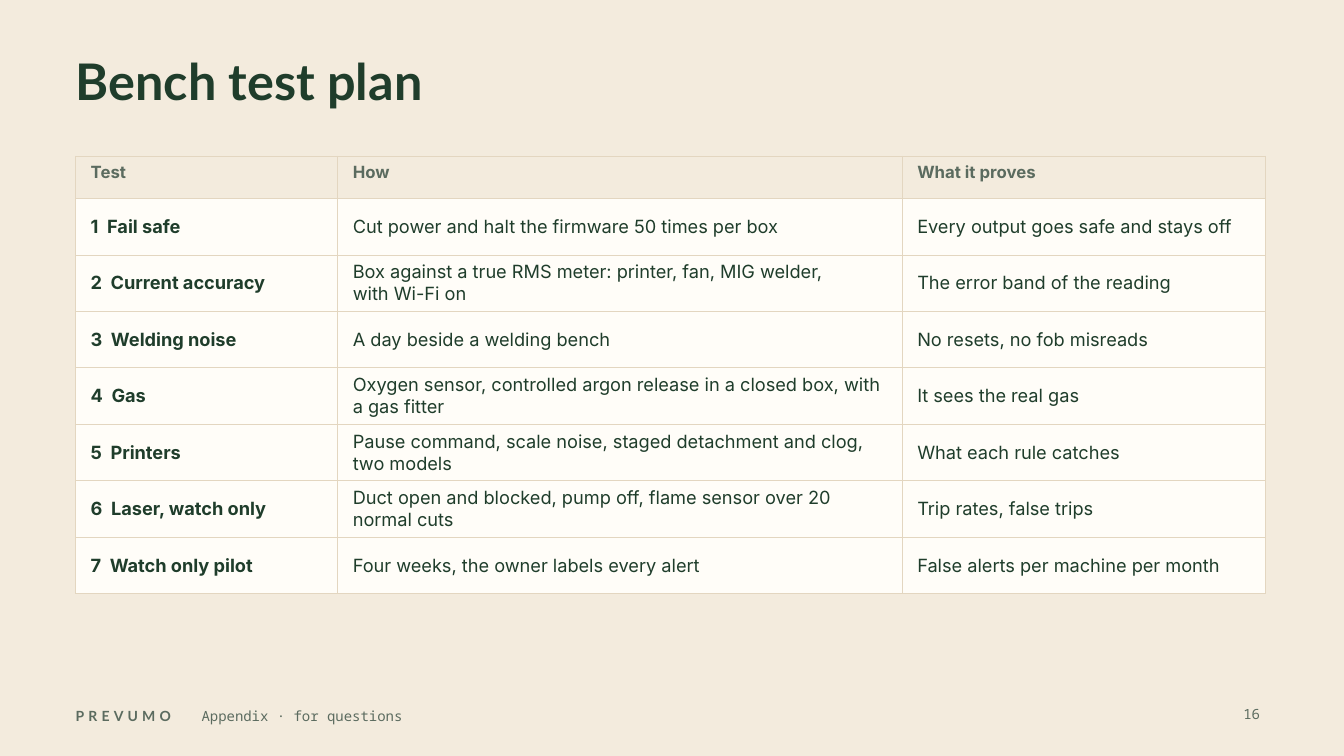
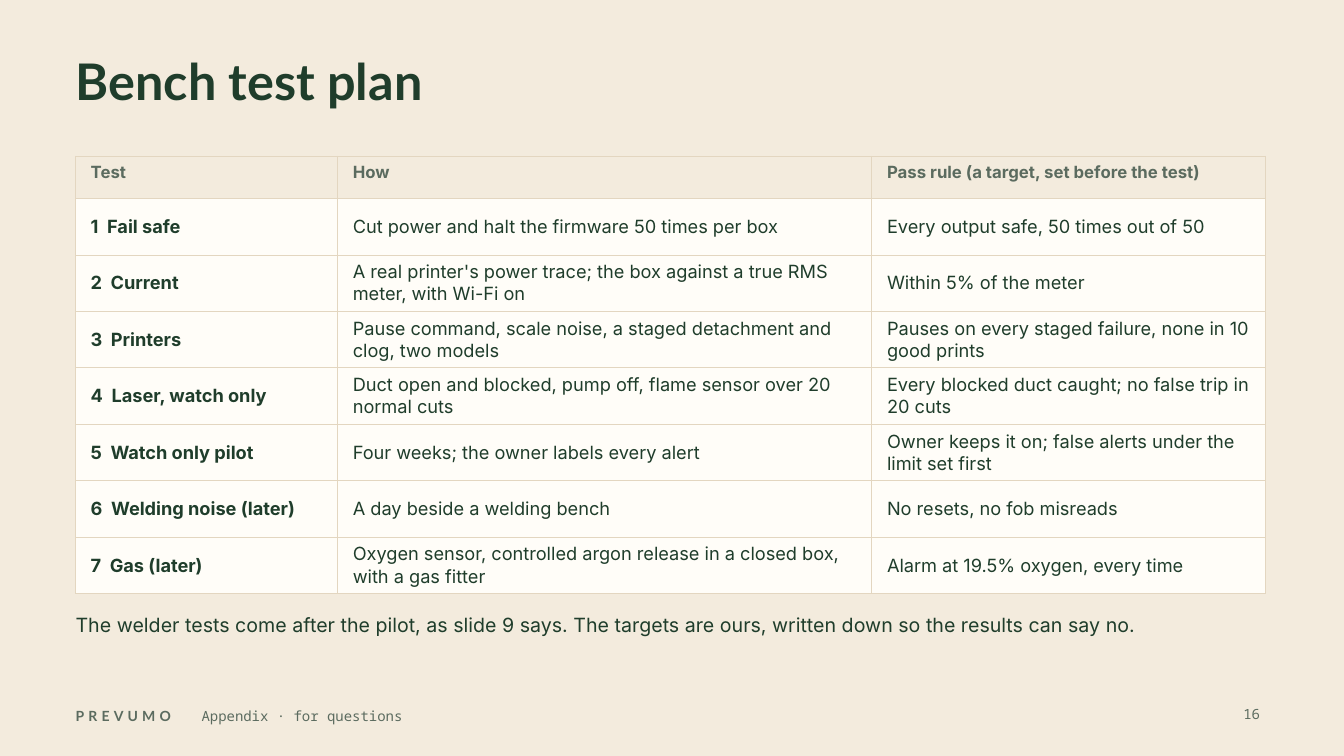
Before and after one commit to WAHB22/wahbs-world, a slide deck: slide 16 of prevumo/deliverables/final/PREVUMO-final.pptx. Drawn at 1344x756 pixels with LibreOffice and Linux fonts; fonts in the diff are those of the drawing. Boxes give left, top, right and bottom in pixels: in the first picture for what was removed or moved away, otherwise in the second. Text is boxed around its words. In the diff, an @@ line names an element or a change of style, - is before the commit and + after.

```diff
--- a/prevumo/deliverables/final/PREVUMO-final.pptx
+++ b/prevumo/deliverables/final/PREVUMO-final.pptx
@@ table at [76, 156, 1265, 591] @@
-row 1, column 3: What it proves
+row 1, column 3: Pass rule (a target, set before the test)
-row 2, column 3: Every output goes safe and stays off
+row 2, column 3: Every output safe, 50 times out of 50
-row 3: 2 Current accuracy | Box against a true RMS meter: printer, fan, MIG welder, with Wi-Fi on | The error band of the reading
+row 3: 2 Current | A real printer's power trace; the box against a true RMS meter, with Wi-Fi on | Within 5% of the meter
-row 4: 3 Welding noise | A day beside a welding bench | No resets, no fob misreads
+row 4: 3 Printers | Pause command, scale noise, a staged detachment and clog, two models | Pauses on every staged failure, none in 10 good prints
-row 5: 4 Gas | Oxygen sensor, controlled argon release in a closed box, with a gas fitter | It sees the real gas
+row 5: 4 Laser, watch only | Duct open and blocked, pump off, flame sensor over 20 normal cuts | Every blocked duct caught; no false trip in 20 cuts
-row 6: 5 Printers | Pause command, scale noise, staged detachment and clog, two models | What each rule catches
+row 6: 5 Watch only pilot | Four weeks; the owner labels every alert | Owner keeps it on; false alerts under the limit set first
-row 7: 6 Laser, watch only | Duct open and blocked, pump off, flame sensor over 20 normal cuts | Trip rates, false trips
+row 7: 6 Welding noise (later) | A day beside a welding bench | No resets, no fob misreads
-row 8: 7 Watch only pilot | Four weeks, the owner labels every alert | False alerts per machine per month
+row 8: 7 Gas (later) | Oxygen sensor, controlled argon release in a closed box, with a gas fitter | Alarm at 19.5% oxygen, every time
@@ text added at [76, 617, 1135, 636], 14 pt, text #1F3D2B @@
+The welder tests come after the pilot, as slide 9 says. The targets are ours, written down so the results can say no.
```
Also in this commit, not shown: 9 other slides changed, 11 other files.
